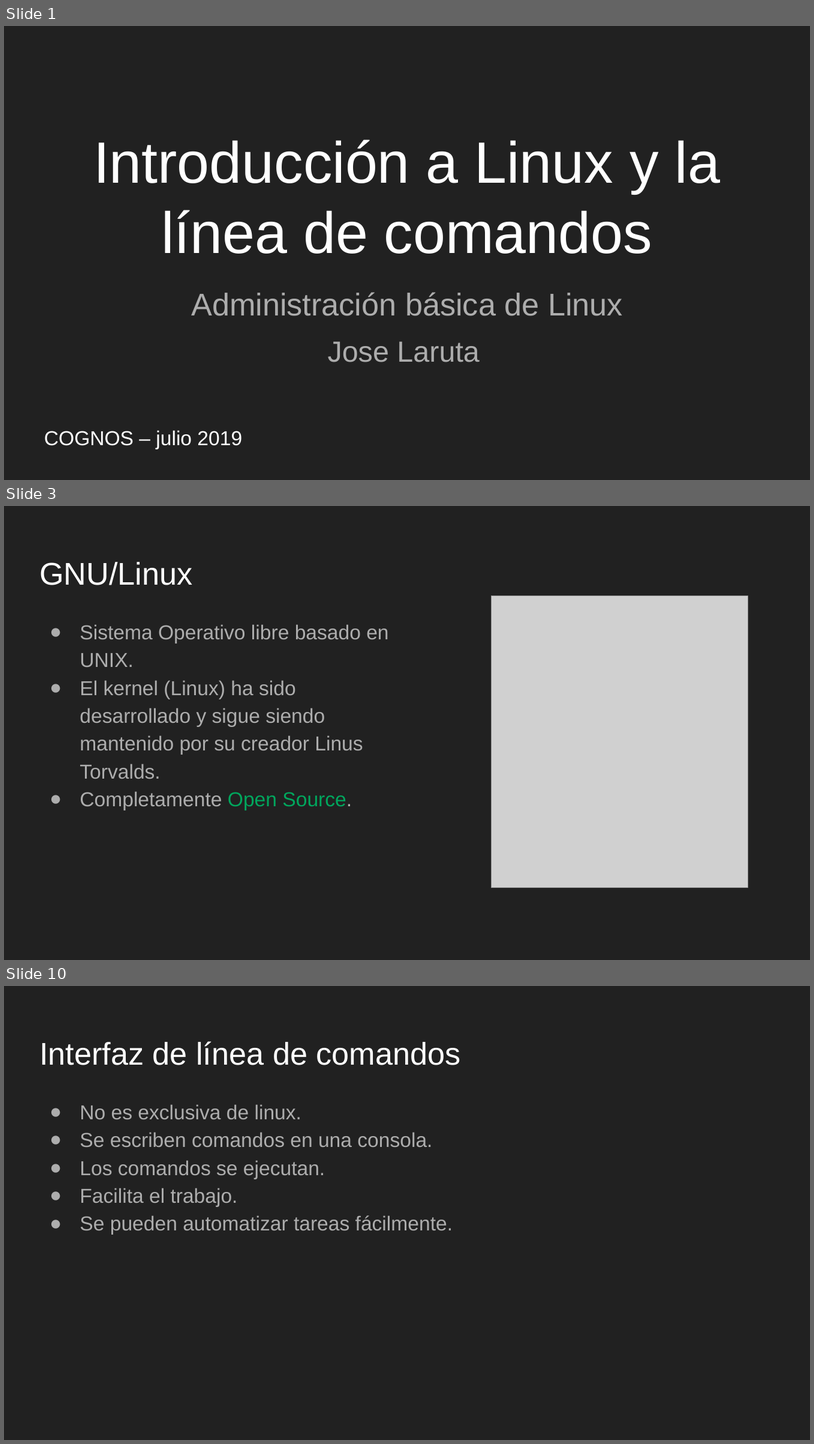
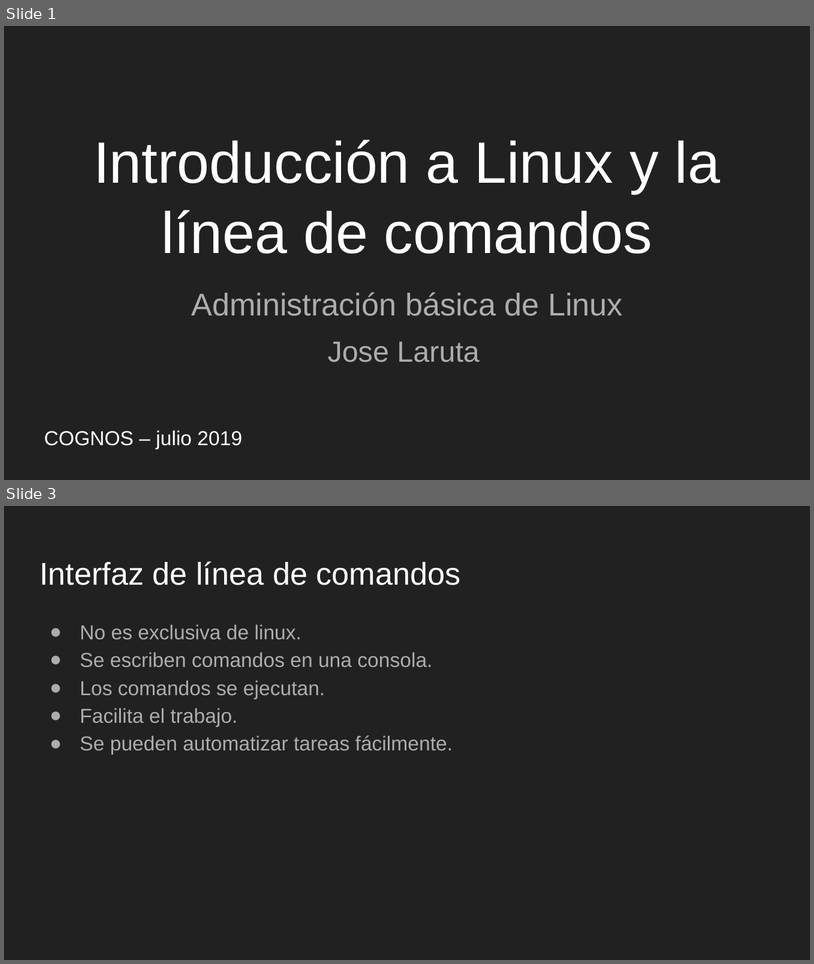
Before and after one commit to tabris2015/LNX101_102, a slide deck: slides/Sesion6.odp. Shown one above the other, each under a label of ours: slides 1, 3 and 10 before the commit, slides 1 and 3 after it; the slides between them are not shown. The pictures are 814x1444 and 814x964 pixels, drawn with LibreOffice and Linux fonts; fonts in the diff are those of the drawing; grey boxes stand for pictures. Boxes give left, top, right and bottom in pixels: in the first picture for what was removed or moved away, otherwise in the second. Text is boxed around its words. In the diff, an @@ line names an element or a change of style, - is before the commit and + after.

```diff
--- a/slides/Sesion6.odp
+++ b/slides/Sesion6.odp
@@ slide 3 removed at <box>4,506,810,960</box>, background #212121 @@
@@ title removed at <box>39,562,192,585</box> @@
-GNU/Linux
@@ picture removed at <box>491,595,747,888</box> @@
@@ text removed at <box>80,624,389,810</box> @@
-● Sistema Operativo libre basado en UNIX.
-● El kernel (Linux) ha sido desarrollado y sigue siendo mantenido por su creador Linus Torvalds.
-● Completamente Open Source.
@@ what was slide 10 is now slide 3 @@
```
Also in this commit, not shown: 2 slides changed, 6 other slides removed, 1 other file.
